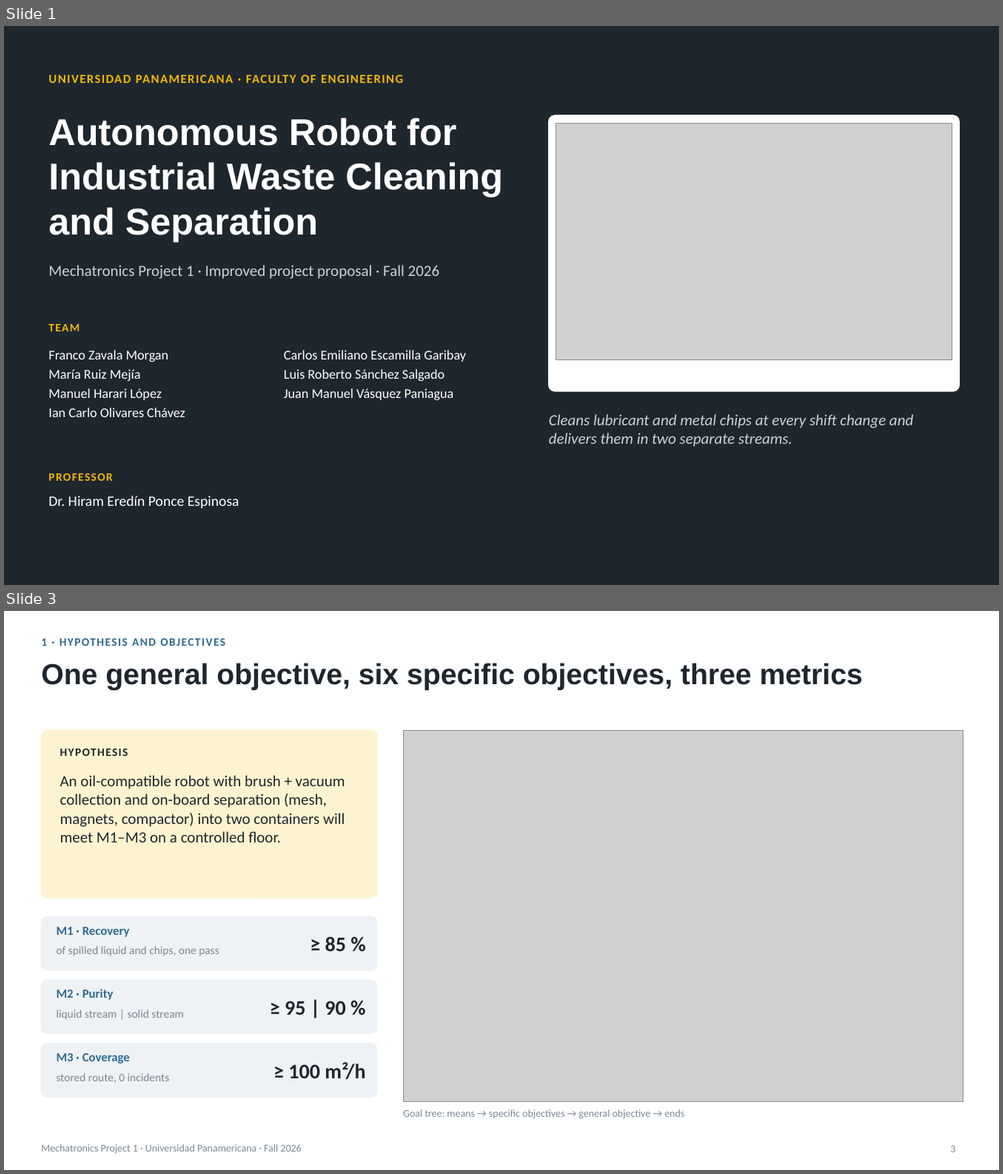
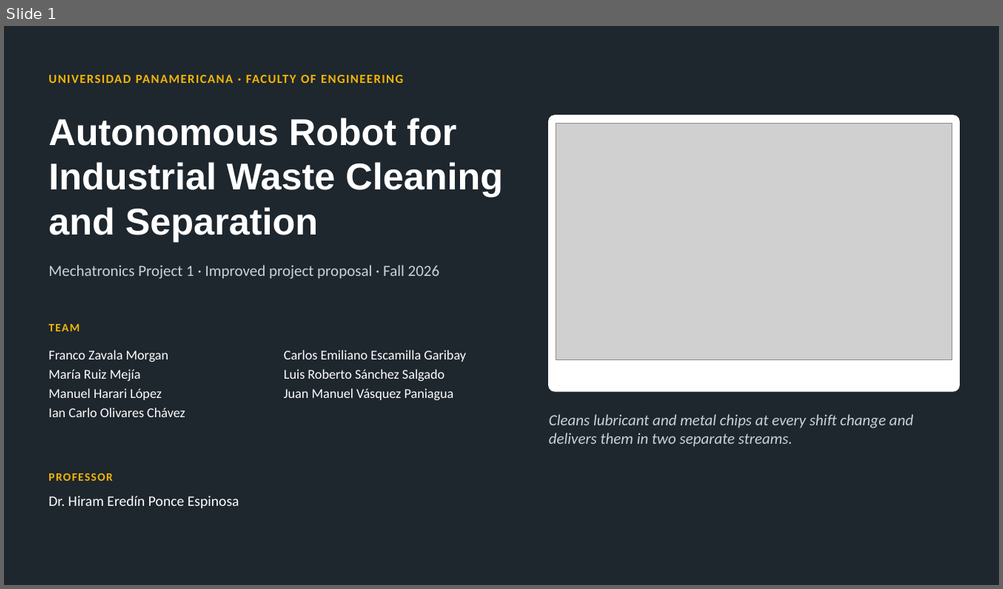
Before and after one commit to Happenedspice17/industrial-waste-clean-machine, a slide deck: docs/semester-1-deliverables/Final_Presentation_Waste_Robot_v2.pptx. Shown one above the other, each under a label of ours: slides 1 and 3 before the commit, slide 1 after it; the slides between them are not shown. The pictures are 1003x1174 and 1003x589 pixels, drawn with LibreOffice and Linux fonts; fonts in the diff are those of the drawing; grey boxes stand for pictures. Boxes give left, top, right and bottom in pixels: in the first picture for what was removed or moved away, otherwise in the second. Text is boxed around its words. In the diff, an @@ line names an element or a change of style, - is before the commit and + after.

```diff
--- a/docs/semester-1-deliverables/Final_Presentation_Waste_Robot_v2.pptx
+++ b/docs/semester-1-deliverables/Final_Presentation_Waste_Robot_v2.pptx
@@ slide 3 removed at (4,611,999,1170), background #FFFFFF @@
@@ text removed at (41,638,225,646) @@
-1 · HYPOTHESIS AND OBJECTIVES
@@ title removed at (41,663,862,690) @@
-One general objective, six specific objectives, three metrics
@@ rounded rectangle removed at (41,730,377,898) @@
@@ picture removed at (403,730,963,1102) @@
@@ text removed at (60,749,128,756) @@
-HYPOTHESIS
@@ text removed at (60,775,345,843) @@
-An oil-compatible robot with brush + vacuum collection and on-board separation (mesh, magnets, compactor) into two containers will meet M1–M3 on a controlled floor.
@@ rounded rectangle removed at (41,917,377,971) @@
@@ text removed at (57,927,130,937) @@
-M1 · Recovery
@@ text removed at (325,937,346,951) @@
-≥ 85 %
@@ text removed at (57,946,219,957) @@
-of spilled liquid and chips, one pass
@@ rounded rectangle removed at (41,980,377,1034) @@
@@ text removed at (57,989,114,1000) @@
-M2 · Purity
@@ text removed at (57,1010,184,1020) @@
-liquid stream | solid stream
@@ text removed at (284,1001,345,1015) @@
-≥ 95 | 90 %
@@ rounded rectangle removed at (41,1044,377,1097) @@
@@ text removed at (57,1054,130,1064) @@
-M3 · Coverage
@@ text removed at (57,1073,170,1083) @@
-stored route, 0 incidents
@@ text removed at (288,1062,365,1080) @@
-≥ 100 m²/h
@@ text removed at (403,1110,684,1119) @@
-Goal tree: means → specific objectives → general objective → ends
@@ text removed at (41,1145,301,1154) @@
-Mechatronics Project 1 · Universidad Panamericana · Fall 2026
@@ page number removed at (950,1146,955,1153) @@
-3
```
Also in this commit, not shown: 8 slides changed, 1 slide added, 2 other files.
